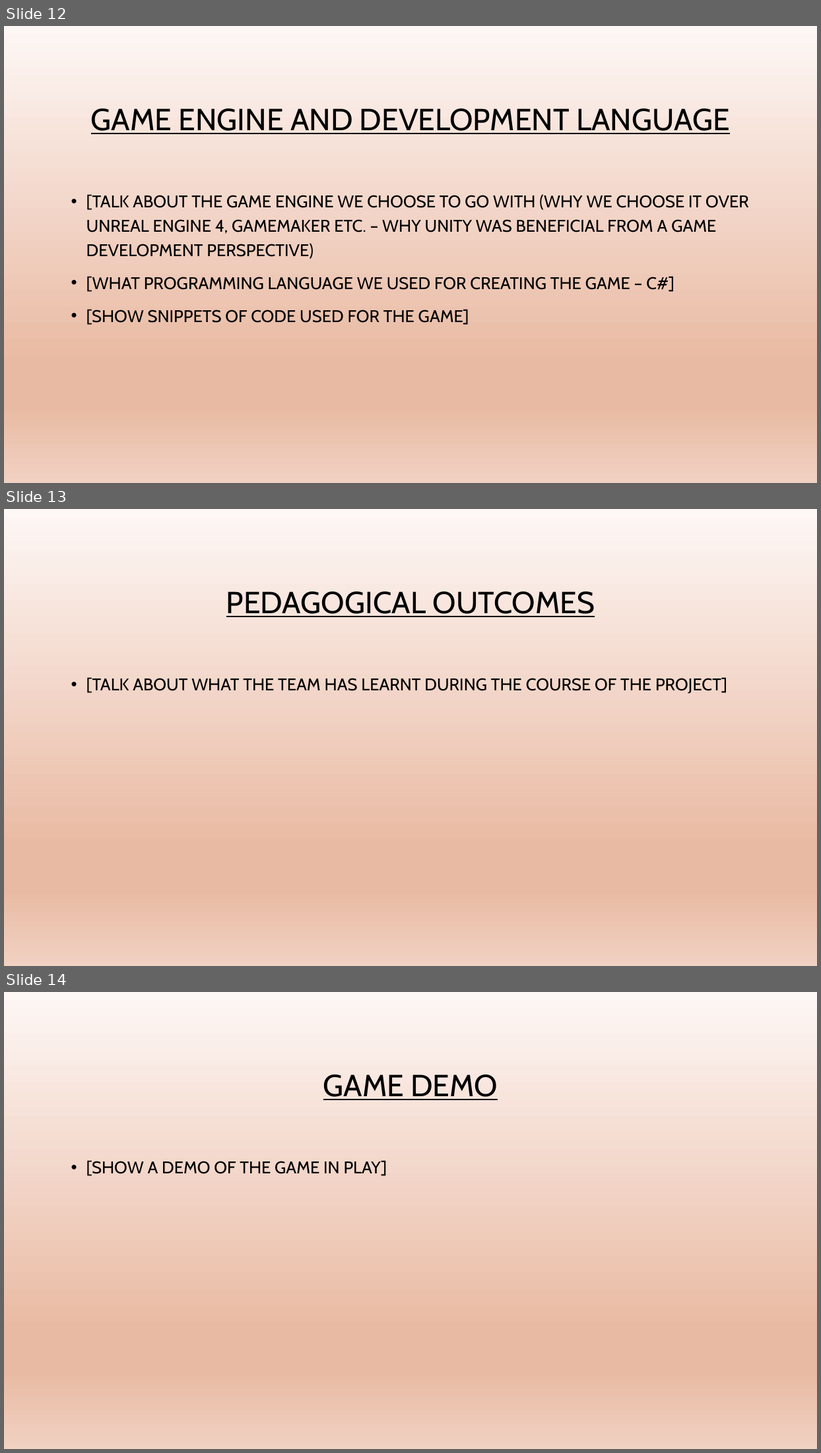
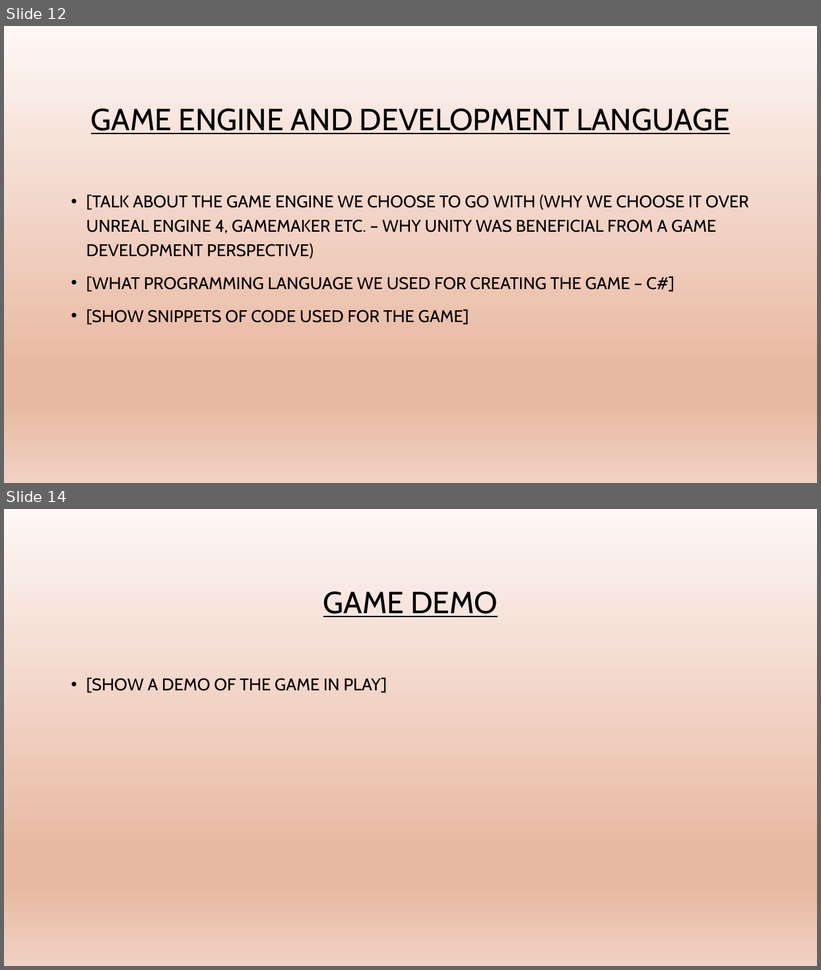
Before and after one commit to chesney85/Year2GameDev, a slide deck: TeamDocs/WordDocs/Presentation/JelBlob_Presentation_AW.pptx. Shown one above the other, each under a label of ours: slides 12, 13 and 14 before the commit, slides 12 and 14 after it; the slides between them are not shown. The pictures are 821x1453 and 821x970 pixels, drawn with LibreOffice and Linux fonts; fonts in the diff are those of the drawing; background and template pictures are left out. Boxes give left, top, right and bottom in pixels: in the first picture for what was removed or moved away, otherwise in the second. Text is boxed around its words. In the diff, an @@ line names an element or a change of style, - is before the commit and + after.

Commit message:
Updated Presentation - Section Pedaogical Outcomes (plus added images to Introduction section)

```diff
--- a/TeamDocs/WordDocs/Presentation/JelBlob_Presentation_AW.pptx
+++ b/TeamDocs/WordDocs/Presentation/JelBlob_Presentation_AW.pptx
@@ slide 13 removed at bbox=[4, 509, 817, 966], background picture (left out) @@
@@ title removed at bbox=[226, 591, 595, 617] @@
-PEDAGOGICAL OUTCOMES
@@ text removed at bbox=[86, 677, 727, 694] @@
-• [TALK ABOUT WHAT THE TEAM HAS LEARNT DURING THE COURSE OF THE PROJECT]
```
Also in this commit, not shown: 1 slide changed, 1 slide added.
